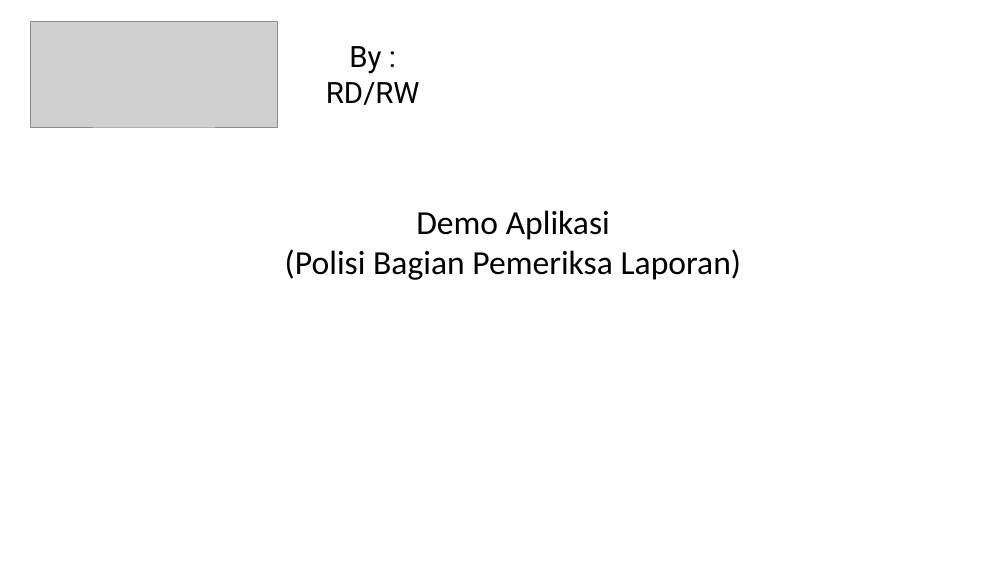
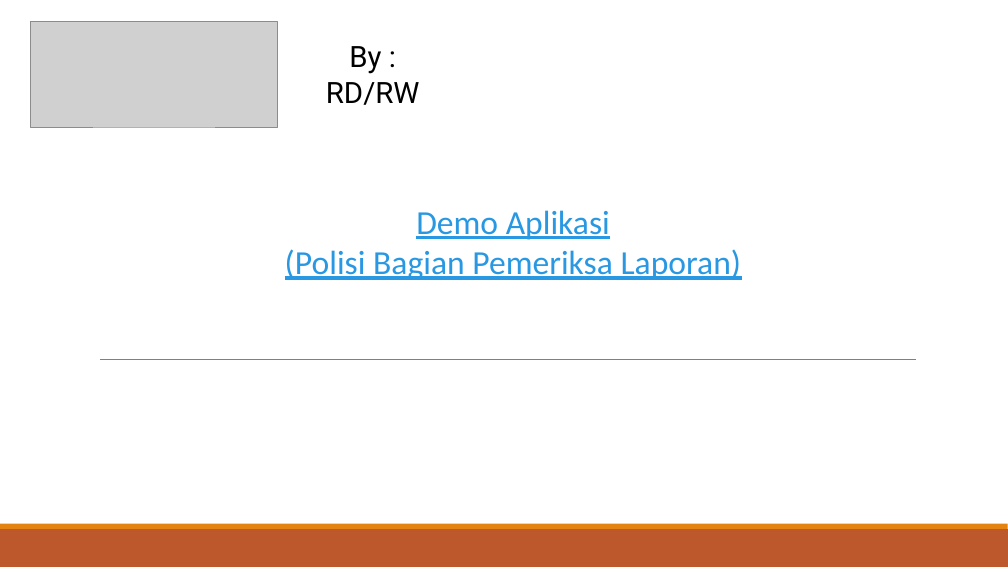
Before and after one commit to riskaamalia/hackathon_merdeka, a slide deck: slide 7 of bisnis proses.pptx. Drawn at 1008x567 pixels with LibreOffice and Linux fonts; fonts in the diff are those of the drawing; grey boxes stand for pictures. Boxes give left, top, right and bottom in pixels: in the first picture for what was removed or moved away, otherwise in the second. Text is boxed around its words. In the diff, an @@ line names an element or a change of style, - is before the commit and + after.

```diff
--- a/bisnis proses.pptx
+++ b/bisnis proses.pptx
@@ text "Demo Aplikasi" at [285, 210, 742, 280]: text colour #000000 to #2998E3, underline on @@
@@ line added from (100, 359) to (917, 359), #808080 0.5 pt @@
@@ rectangle added at [0, 529, 1008, 567], fill #BD582C @@
@@ rectangle added at [0, 524, 1008, 529], fill #E48312 @@
```
Also in this commit, not shown: 6 other slides changed, 21 other files.
